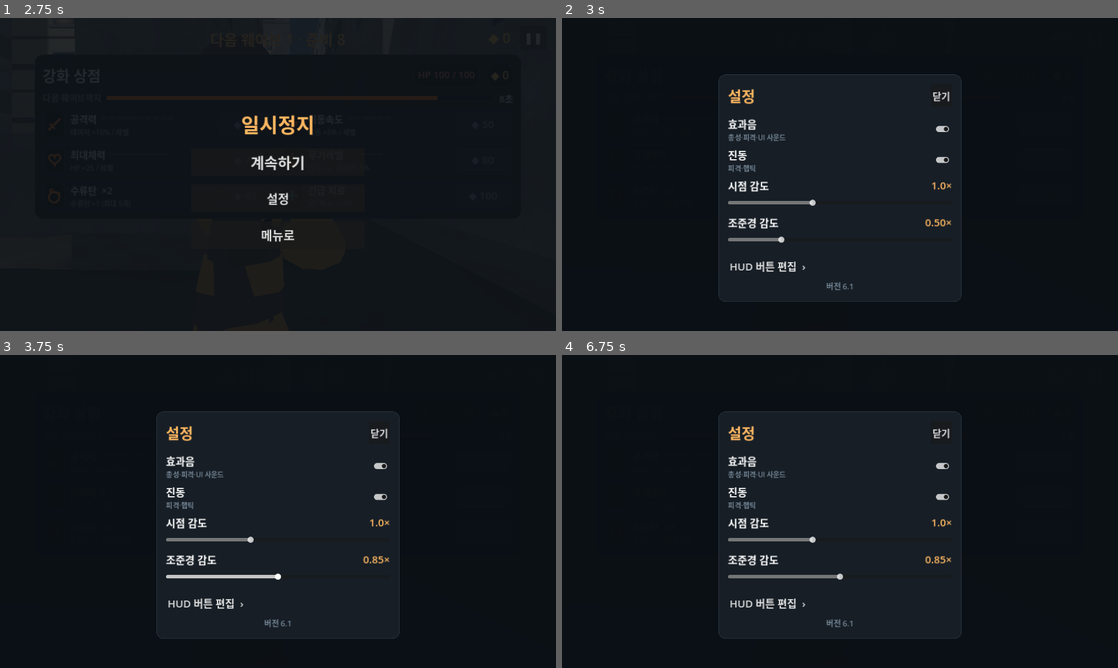
Above: before the commit, frames 1-4 (two rows, left to right).
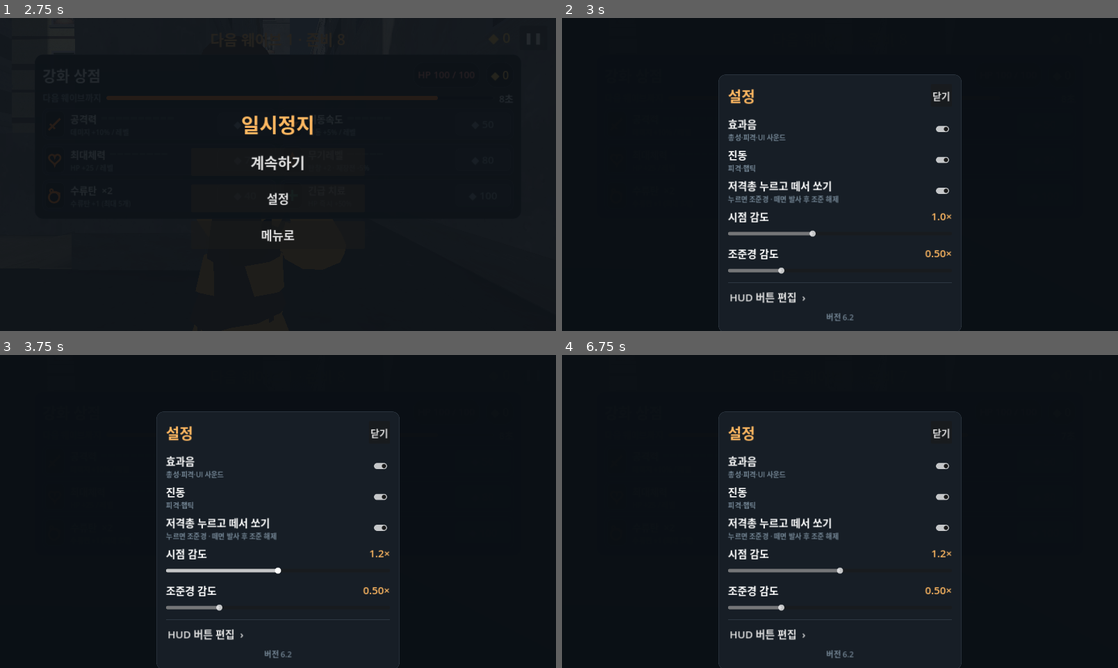
Above: after the commit, the same moments.

Repository: jjongjjongs/Reborn
Game: Godot game, scene res://Main.tscn
Same seed, same stepped clock (60 frames per second), same inputs: the game is played once before the commit and once after it. This scene is started directly instead of the project's main scene.
Inputs:
- Up to frame 1 (2.75 s): click "❚❚" at 0.5 s; click "계속하기" at 1.25 s; click "❚❚" at 2 s
- Up to frame 2 (3 s): click "설정" at 2.75 s
- Up to frame 3 (3.75 s): click "메뉴로" at 3.5 s
- Up to frame 4 (6.75 s): click "닫기" at 4.25 s; click "계속하기" at 5 s; click "❚❚" at 5.75 s; click "설정" at 6.5 s

Frame 1 is identical in both runs. In frame 2, 2.5% of the frame differs, in the area x 28-72%, y 52-100%; in frame 3, 2.7%; in frame 4, 2.7%.

Commit message:
Sniper hold-to-scope: press fire = scope in, release = shoot, the scope closes after every shot (also after a tap while scoped with the scope key); setting 저격총 누르고 떼서 쏘기 (on by default), v63
Co-Authored-By: Claude Opus 5.5 <noreply@anthropic.com>
Claude-Session: https://claude.ai/code/session_017gCHGQkLFHx2VS6S1QuV14

Diff:
--- a/game/controls.gd
+++ b/game/controls.gd
@@ -81,6 +81,7 @@
 # --- settings (persisted) ---
 var sfx_on: bool = true
 var vibrate_on: bool = true
+var sniper_hold: bool = true    # sniper: press fire = scope in, release = shoot (then scope out)
 var look_sens: float = 1.0      # 0.4 .. 2.0 multiplier
 var view_fp := false            # 1인칭 (true) / 3인칭 (false), chosen on the sortie screen
 var scope_sens: float = 0.5     # 0.2 .. 1.5 extra multiplier while looking through a scope
@@ -206,6 +207,7 @@
 		best_time = float(data.get("best_time", 0.0))
 		sfx_on = bool(data.get("sfx_on", true))
 		vibrate_on = bool(data.get("vibrate_on", true))
+		sniper_hold = bool(data.get("sniper_hold", true))
 		look_sens = clampf(float(data.get("look_sens", 1.0)), 0.4, 2.0)
 		scope_sens = clampf(float(data.get("scope_sens", 0.5)), 0.2, 1.5)
 		view_fp = bool(data.get("view_fp", false))
@@ -232,7 +234,7 @@
 		return
 	f.store_string(JSON.stringify({
 		"best_wave": best_wave, "best_kills": best_kills, "best_time": best_time,
-		"sfx_on": sfx_on, "vibrate_on": vibrate_on,
+		"sfx_on": sfx_on, "vibrate_on": vibrate_on, "sniper_hold": sniper_hold,
 		"look_sens": look_sens, "scope_sens": scope_sens, "view_fp": view_fp, "left_handed": left_handed,
 		"hud_layout": hud_layout, "loadout": loadout,
 		"bot_diff": bot_diff, "sel_map": sel_map, "layout_v": 2,
--- a/game/player.gd
+++ b/game/player.gd
@@ -49,6 +49,7 @@
 var nade_pitch := 0.0
 var frozen := false        # round prep (bomb defusal): look around only
 var _nade_was := false
+var _auto_scope := false   # scoped by holding fire (sniper hold-to-scope); shoot + scope out on release
 
 func _ready() -> void:
 	# never inherit a 'platform' velocity from a body we stood on (e.g. another character that respawned far away)
@@ -276,8 +277,21 @@
 	# fire (not while holding a grenade / swapping)
 	_fire_cd = maxf(0.0, _fire_cd - delta)
 	var pressed := Controls.fire_held and not _fire_was
+	var released := _fire_was and not Controls.fire_held
 	_fire_was = Controls.fire_held
 	var want_fire := Controls.fire_held if (melee or bool(w.get("auto", false))) else pressed
+	var unscope_after := false
+	if Controls.sniper_hold and w.has("scope") and not melee:
+		# hold fire = look through the scope, let go = shoot, then the scope closes
+		want_fire = false
+		if pressed and not Controls.scoped and not frozen and not nade_aim and _reload_t <= 0.0 and _swap_t <= 0.0:
+			Controls.scoped = true; _auto_scope = true
+		elif pressed and Controls.scoped and not _auto_scope:
+			want_fire = true; unscope_after = true      # scoped with the scope key: a tap shoots
+		if released and _auto_scope:
+			_auto_scope = false
+			want_fire = true; unscope_after = true
+		if not Controls.scoped: _auto_scope = false
 	if want_fire and not frozen and not nade_aim and _fire_cd <= 0.0 and _reload_t <= 0.0 and _swap_t <= 0.0:
 		if melee:
 			_stab()
@@ -287,6 +301,7 @@
 			_fire_cd = Weapons.interval(_wid())
 		else:
 			_start_reload()
+	if unscope_after: Controls.scoped = false
 
 	# dynamic spread
 	var moving := inp.length() > 0.1
--- a/game/project.godot
+++ b/game/project.godot
@@ -4,8 +4,8 @@
 [application]
 
 config/name="스페셜솔져 리본"
-config/version="6.1"
-config/build_code=62
+config/version="6.2"
+config/build_code=63
 run/main_scene="res://Menu.tscn"
 config/icon="res://icon.svg"
 config/quit_on_go_back=false
--- a/game/settings.gd
+++ b/game/settings.gd
@@ -60,6 +60,8 @@
 		Controls.vibrate_on = on; Controls.save_settings()
 		if on: Controls.vibrate(40)))
 
+	v.add_child(_toggle("저격총 누르고 떼서 쏘기", "누르면 조준경 · 떼면 발사 후 조준 해제", Controls.sniper_hold, func(on: bool) -> void:
+		Controls.sniper_hold = on; Controls.save_settings()))
 	# sensitivity
 	var srow := VBoxContainer.new()
 	var sh := HBoxContainer.new()
Not shown, changed: game/export_presets.cfg
